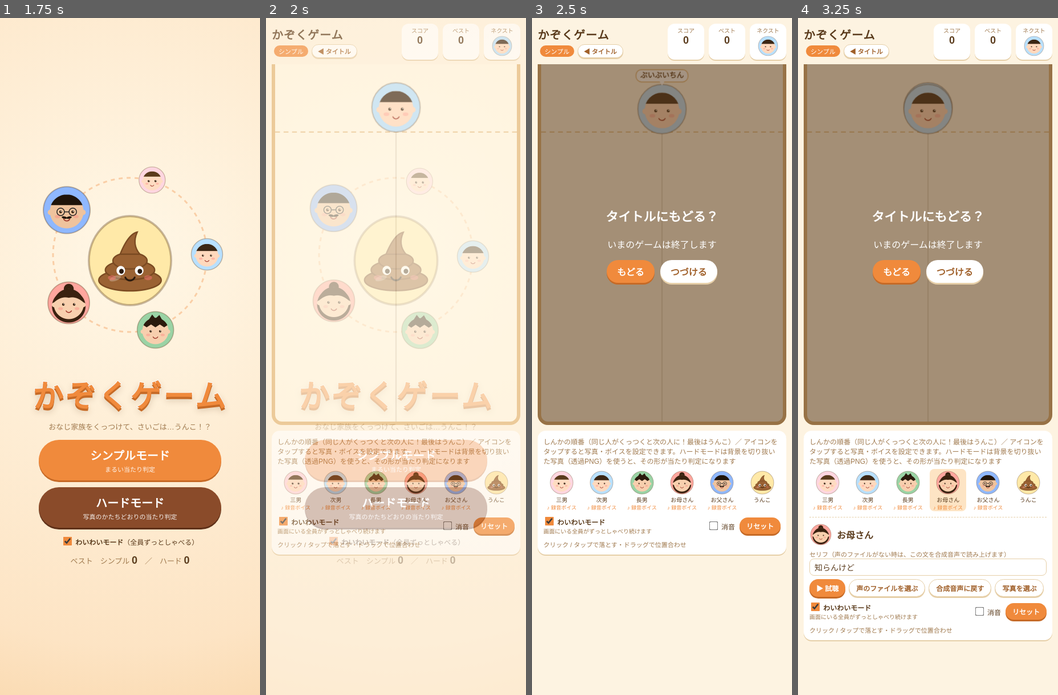
Above: before the commit, frames 1-4 (left to right).
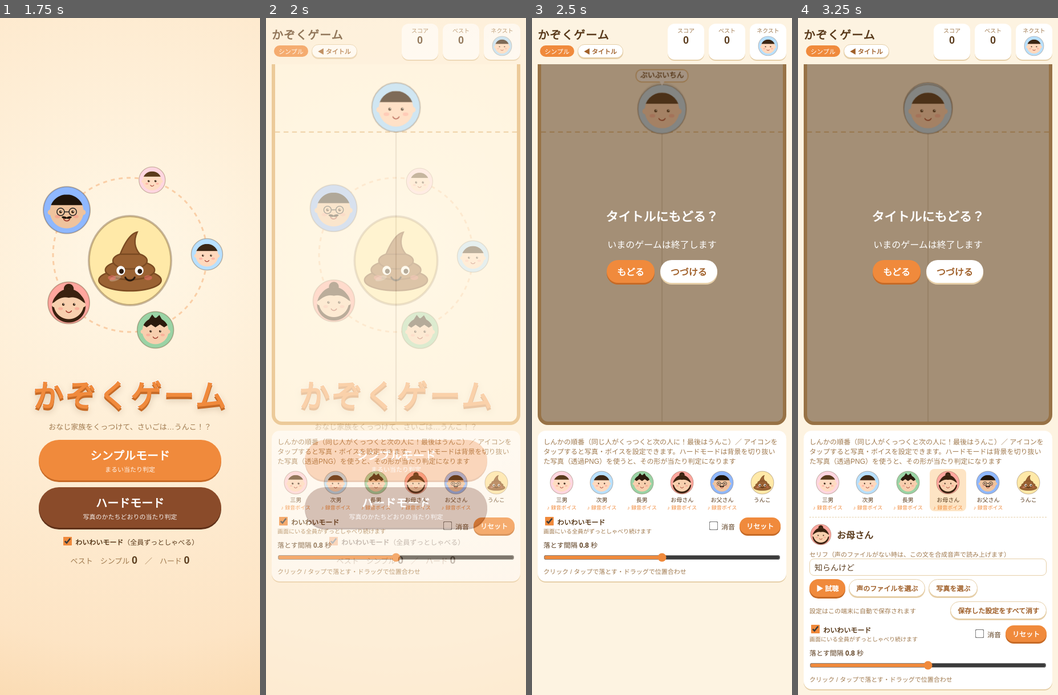
Above: after the commit, the same moments.

Repository: gamessusuke-coder/familygame
Game: browser game, page index.html
Same seed, same stepped clock (60 frames per second), same inputs: the game is played once before the commit and once after it.
Inputs (mouse positions are in pixels of both pictures, inside the frame that each line leads up to):
- Up to frame 1 (1.75 s): click (130, 241) at 0.27 s; click (130, 282) at 1.07 s; click (67, 539) at 1.27 s; click (80, 207) at 1.67 s
- Up to frame 2 (2 s): click "シンプルモード まるい当たり判定" at 1.87 s
- Up to frame 3 (2.5 s): press the mouse at (711, 187) at 2.27 s; release the mouse at (662, 173) at 2.4 s; click "◀ タイトル" at 2.47 s
- Up to frame 4 (3.25 s): click (964, 315) at 2.87 s; click (948, 491) at 3.07 s

Frame 1 is identical in both runs. In frame 2, 1.2% of the frame differs, in the area x 2-98%, y 77-84%; in frame 3, 4.1%; in frame 4, 9.0%, in the area x 2-98%, y 82-100%.

Commit message:
Add files via upload

Diff:
--- a/index.html
+++ b/index.html
@@ -59,7 +59,7 @@
   select { font: inherit; font-size: 12px; border: 1px solid #e6cfa8; border-radius: 8px; padding: 4px; color: #5a3b1c; background: #fff; }
   .chk { font-size: 12px; cursor: pointer; }
   .chk span { font-size: 10px; color: #a07a4f; }
-  .chk input { accent-color: #f08a3c; transform: scale(1.2); margin-right: 4px; }
+  .chk input[type=checkbox] { accent-color: #f08a3c; transform: scale(1.2); margin-right: 4px; }
   /* ===== タイトル画面 ===== */
   #title { position: fixed; inset: 0; z-index: 50; background: radial-gradient(circle at 50% 35%, #fff7e6 0%, #fde4c4 70%, #f7cf9c 100%);
            display: flex; flex-direction: column; align-items: center; justify-content: center; gap: 14px; text-align: center;
@@ -83,6 +83,13 @@
   .hrow { display: flex; align-items: center; gap: 6px; margin-top: 3px; }
   .hrow .modeTag { margin-top: 0; }
   .backBtn { font-size: 11px; padding: 3px 10px; background: #fff; color: #a0602a; box-shadow: 0 2px 0 #e6cfa8; border: 1px solid #e6cfa8; }
+  .saveRow { display: flex; justify-content: space-between; align-items: center; gap: 6px; margin-top: 8px; font-size: 11px; color: #a07a4f; }
+  .saveRow { flex-wrap: wrap; }
+  .saveRow button { margin-left: auto; }
+  .row { flex-wrap: wrap; }
+  button { white-space: nowrap; }
+  #hitWrap, label.chk:has(#mute) { white-space: nowrap; }
+  .saveRow .ok { color: #3a9a5b; font-weight: bold; }
 </style>
 </head>
 <body>
@@ -133,13 +140,21 @@
       <div class="btns">
         <button class="small" id="bPlay">▶ 試聴</button>
         <button class="small ghost" id="bVoice">声のファイルを選ぶ</button>
-        <button class="small ghost" id="bClearVoice" hidden>合成音声に戻す</button>
+        <button class="small ghost" id="bClearVoice" hidden>選んだ声を外す</button>
         <button class="small ghost" id="bPhoto">写真を選ぶ</button>
+        <button class="small ghost" id="bClearPhoto" hidden>写真を外す</button>
+      </div>
+      <div class="saveRow"><span id="saveStatus">設定はこの端末に自動で保存されます</span>
+        <button class="small ghost" id="bWipe">保存した設定をすべて消す</button>
       </div>
     </div>
     <div class="row">
       <label class="chk"><input type="checkbox" id="waiwai"> <b>わいわいモード</b><br><span>画面にいる全員がずっとしゃべり続けます</span></label>
       <div style="display:flex;gap:8px;align-items:center"><label class="chk" id="hitWrap" hidden><input type="checkbox" id="showHit"> 判定表示</label><label class="chk"><input type="checkbox" id="mute"> 消音</label><button id="reset" class="small">リセット</button></div>
+    </div>
+    <div class="row">
+      <label class="chk" style="flex:1;display:block;min-width:0">落とす間隔 <b id="cdVal">0.8</b> 秒<br>
+        <input type="range" id="cdRange" min="0.1" max="1.5" step="0.1" value="0.8" style="display:block;width:100%;margin:6px 0 0;box-sizing:border-box;accent-color:#f08a3c"></label>
     </div>
     <div class="row"><span>クリック / タップで落とす・ドラッグで位置合わせ</span></div>
   </div>
@@ -399,7 +414,8 @@
   }
   playVoice(cur, { body: nb });
   cur = next; next = rnd(); canDrop = false;
-  setTimeout(() => canDrop = true, 550);
+  dropReadyAt = performance.now() + dropWait * 1000;
+  setTimeout(() => canDrop = true, dropWait * 1000);
   updateUI();
 }
 
@@ -483,6 +499,11 @@
   }
 }
 
+// ウェイト中は次の人物を薄く表示し、だんだん濃くする（待ち時間が分かるように）
+function waitAlpha() {
+  const left = Math.max(0, dropReadyAt - performance.now()) / (dropWait * 1000);
+  return 0.15 + 0.45 * (1 - left);
+}
 function render() {
   ctx.clearRect(0, 0, W, H);
   // デンジャーライン
@@ -495,12 +516,14 @@
       const a = aimPos(), sh = getShape(cur);
       ctx.strokeStyle = "rgba(90,59,28,.15)"; ctx.lineWidth = 2;
       ctx.beginPath(); ctx.moveTo(a.x, a.y); ctx.lineTo(a.x, H); ctx.stroke();
-      if (canDrop) { ctx.drawImage(sh.img, a.x - sh.w / 2, a.y - sh.h / 2, sh.w, sh.h); if (showHit()) drawHitLocal(sh, a.x, a.y, 0, 0, 0); }
+      ctx.globalAlpha = canDrop ? 1 : waitAlpha();
+      ctx.drawImage(sh.img, a.x - sh.w / 2, a.y - sh.h / 2, sh.w, sh.h); ctx.globalAlpha = 1;
+      if (canDrop && showHit()) drawHitLocal(sh, a.x, a.y, 0, 0, 0);
     } else {
       const r = PEOPLE[cur].r, x = Math.max(r, Math.min(W - r, aimX));
       ctx.strokeStyle = "rgba(90,59,28,.15)"; ctx.lineWidth = 2;
       ctx.beginPath(); ctx.moveTo(x, TOP); ctx.lineTo(x, H); ctx.stroke();
-      if (canDrop) { ctx.globalAlpha = 1; drawPerson(ctx, x, TOP, r, cur); }
+      ctx.globalAlpha = canDrop ? 1 : waitAlpha(); drawPerson(ctx, x, TOP, r, cur); ctx.globalAlpha = 1;
     }
   }
   for (const b of bodies) {
@@ -529,6 +552,10 @@
 }
 
 let paused = false;
+// ===== 落とす間隔（秒）：連打で落下中どうしが合体するのを防ぐウェイト =====
+const DEFAULT_DROP_WAIT = 0.8;
+let dropWait = (() => { try { const v = parseFloat(localStorage.getItem("kazoku-dropwait")); return v >= 0.1 && v <= 1.5 ? v : DEFAULT_DROP_WAIT; } catch (e) { return DEFAULT_DROP_WAIT; } })();
+let dropReadyAt = 0;
 function loop() { if (!over && !paused) step(); render(); requestAnimationFrame(loop); }
 
 // ===== ハードモード：写真（画像）の形どおりの当たり判定 =====
@@ -536,8 +563,9 @@
 const shapes = new Array(PEOPLE.length).fill(null);
 let engine = null, walls = [], hardMerges = [];
 if (window.Matter) {
-  engine = Matter.Engine.create({ gravity: { x: 0, y: 1 } });
-  engine.positionIterations = 10; engine.velocityIterations = 8;
+  // enableSleeping：止まった人物を「休止」させ、地面との判定で小刻みに震え続けるのを防ぐ
+  engine = Matter.Engine.create({ gravity: { x: 0, y: 1 }, enableSleeping: true });
+  engine.positionIterations = 20; engine.velocityIterations = 10;
   const wo = { isStatic: true, friction: 0.5, restitution: 0 };
   walls = [
     Matter.Bodies.rectangle(W / 2, H + 50, W + 400, 100, wo),
@@ -671,21 +699,123 @@
   const y = Math.max(TOP - 20, -sh.top + 6);
   return { x, y };
 }
-function hardSpawn(lv, x, y, vel) {
+const GROW_FROM = 0.5, GROW_FRAMES = 15; // 合体で生まれた人物は小さく出て、0.25秒ほどで元の大きさに
+function hardSpawn(lv, x, y, vel, grow) {
   const sh = getShape(lv);
   const parts = sh.circles.map(c => Matter.Bodies.circle(x + c.x, y + c.y, c.r));
   const mb = Matter.Body.create({ parts, friction: 0.35, frictionStatic: 0.7, restitution: 0.05, frictionAir: 0.012 });
   const b = { id: nid++, x: mb.position.x, y: mb.position.y, vy: 0, r: y - (y + sh.top), lv, born: performance.now(),
               mb, sh, off: { x: x - mb.position.x, y: y - mb.position.y } };
+  // 重さの差を小さくする（面積比のままだと大人が子どもを押しつぶしてめり込みやすい）
+  Matter.Body.setMass(mb, PEOPLE[lv].r * 0.1);
   mb.plugin.w = b;
+  b.s = 1;
+  if (grow) { Matter.Body.scale(mb, GROW_FROM, GROW_FROM); b.s = GROW_FROM; }
   Matter.Composite.add(engine.world, mb);
   if (vel) Matter.Body.setVelocity(mb, vel);
   bodies.push(b);
   return b;
 }
+// めり込み解消：合体で大きい人物が生まれた時などに、他の人物や壁と重なったままになるのを防ぐ
+// （物理エンジンだけでは深いめり込みがなかなか解消されないため、位置を直接押し出して補正する）
+const PEN_TOL = 1.5;   // この深さ(px)までの人物どうしのめり込みは物理エンジンに任せる
+const WALL_TOL = 4;    // 壁・床へのはみ出しの許容(px)。小さすぎると物理エンジンと押し合って震える
+function blocked(m, dx, dy) {
+  return (dy > 0.3 && m.bounds.max.y >= H - 2) || (dx < -0.3 && m.bounds.min.x <= 2) || (dx > 0.3 && m.bounds.max.x >= W - 2);
+}
+function depenetrate() {
+  const list = bodies;
+  for (let iter = 0; iter < 6; iter++) {
+    let moved = false;
+    for (let i = 0; i < list.length; i++) {
+      const A = list[i].mb;
+      for (let j = i + 1; j < list.length; j++) {
+        const B = list[j].mb;
+        if (A.bounds.max.x < B.bounds.min.x || B.bounds.max.x < A.bounds.min.x ||
+            A.bounds.max.y < B.bounds.min.y || B.bounds.max.y < A.bounds.min.y) continue;
+        // いちばん深くめり込んでいる円の組を探し、その向きに押し離す
+        let best = 0, nx = 0, ny = 0;
+        for (let a = 1; a < A.parts.length; a++) {
+          const pa = A.parts[a];
+          for (let c = 1; c < B.parts.length; c++) {
+            const pb = B.parts[c];
+            const dx = pb.position.x - pa.position.x, dy = pb.position.y - pa.position.y;
+            const rr = pa.circleRadius + pb.circleRadius;
+            if (dx * dx + dy * dy >= rr * rr) continue;
+            const d = Math.sqrt(dx * dx + dy * dy) || 0.001, pen = rr - d;
+            if (pen > best) { best = pen; nx = dx / d; ny = dy / d; }
+          }
+        }
+        if (best <= PEN_TOL) continue;
+        // 床や壁に押しつけられている側は動かせないので、もう一方だけを動かす
+        const blockA = blocked(A, -nx, -ny), blockB = blocked(B, nx, ny);
+        let wA = B.mass / (A.mass + B.mass), wB = 1 - wA;
+        if (blockA && !blockB) { wA = 0; wB = 1; } else if (blockB && !blockA) { wA = 1; wB = 0; }
+        const push = (best - PEN_TOL) * 0.8;
+        Matter.Body.translate(A, { x: -nx * push * wA, y: -ny * push * wA });
+        Matter.Body.translate(B, { x: nx * push * wB, y: ny * push * wB });
+        Matter.Sleeping.set(A, false); Matter.Sleeping.set(B, false);
+        moved = true;
+      }
+    }
+    // 壁・床からはみ出していたら戻す
+    for (const b of list) {
+      const m = b.mb; let l = Infinity, r = -Infinity, bt = -Infinity;
+      for (let a = 1; a < m.parts.length; a++) {
+        const pt = m.parts[a], cr = pt.circleRadius;
+        l = Math.min(l, pt.position.x - cr); r = Math.max(r, pt.position.x + cr); bt = Math.max(bt, pt.position.y + cr);
+      }
+      const tx = l < -WALL_TOL ? -l : r > W + WALL_TOL ? W - r : 0, ty = bt > H + WALL_TOL ? H - bt : 0;
+      if (tx || ty) { Matter.Body.translate(m, { x: tx, y: ty }); Matter.Sleeping.set(m, false); moved = true; }
+    }
+    if (!moved) break;
+  }
+}
+const UPRIGHT_LIMIT = 45 * Math.PI / 180; // この角度までの傾きなら立ち直る
+const UPRIGHT_K = 0.2;                       // 立ち直る速さ（1フレームで傾きの2割ずつ戻す）
 function hardStep() {
   hardMerges = [];
+  // 合体直後の人物を少しずつ大きくする（周りの人物が自然に押し出される）
+  for (const b of bodies) {
+    if (b.s < 1) {
+      const ns = Math.min(1, b.s + (1 - GROW_FROM) / GROW_FRAMES);
+      Matter.Body.scale(b.mb, ns / b.s, ns / b.s); b.s = ns;
+      Matter.Body.setMass(b.mb, PEOPLE[b.lv].r * 0.1);
+      Matter.Sleeping.set(b.mb, false);
+    }
+  }
   Matter.Engine.update(engine, 1000 / 60);
+  depenetrate();
+  // 何かに接していて、ほぼ止まっている人物だけ動きを弱めて、早く静止（休止）させる
+  // （落下中の人物には効かせない）
+  const touching = new Set(), touchesPerson = new Set();
+  for (const pr of engine.pairs.list) {
+    if (!pr.isActive) continue;
+    const A = pr.bodyA.parent, B = pr.bodyB.parent;
+    touching.add(A); touching.add(B);
+    if (!A.isStatic && !B.isStatic) { touchesPerson.add(A); touchesPerson.add(B); }
+  }
+  for (const b of bodies) {
+    const m = b.mb;
+    if (!m.isSleeping && touching.has(m) && m.speed < 0.6 && Math.abs(m.angularVelocity) < 0.01) {
+      Matter.Body.setVelocity(m, { x: m.velocity.x * 0.5, y: m.velocity.y * 0.5 });
+      Matter.Body.setAngularVelocity(m, m.angularVelocity * 0.5);
+    }
+  }
+  // 立つ力：床にだけ立っていて（他の人物に触れていない）、傾きが小さい人物は、まっすぐ立つ向きに戻し、横にもすべらせない
+  // （当たり判定が円の集まりで足の裏が平らでないため、これがないと何もない床でも倒れてしまう）
+  for (const b of bodies) {
+    const m = b.mb;
+    // 一度でも他の人物に触れた人物には効かせない（触れたり離れたりで効いたり切れたりすると震えるため）
+    if (touchesPerson.has(m)) b.touchedPerson = true;
+    if (m.isSleeping || b.s < 1 || b.touchedPerson || !touching.has(m) || m.bounds.max.y < H - 3) continue;
+    const ang = Math.atan2(Math.sin(m.angle), Math.cos(m.angle)); // -π〜π に直す
+    if (Math.abs(ang) < UPRIGHT_LIMIT) {
+      Matter.Body.setAngularVelocity(m, -ang * UPRIGHT_K);
+      // 横すべり止め：何もない床では、落とした位置のまま止まる
+      Matter.Body.setVelocity(m, { x: 0, y: m.velocity.y });
+    }
+  }
   const newborns = [];
   for (const [a, b] of hardMerges) {
     const lv = a.lv, pa = a.mb.position, pb = b.mb.position;
@@ -695,10 +825,14 @@
     Matter.Composite.remove(engine.world, a.mb); Matter.Composite.remove(engine.world, b.mb);
     if (lv + 1 < PEOPLE.length) {
       const v = { x: (a.mb.velocity.x + b.mb.velocity.x) / 2, y: Math.min(0, (a.mb.velocity.y + b.mb.velocity.y) / 2) };
-      const nb = hardSpawn(lv + 1, mx, my, v); nb.born = performance.now() - 2000; newborns.push(nb);
-    }
-  }
-  if (hardMerges.length) { bodies = bodies.filter(b => !b.dead); updateUI(); voiceNewborns(newborns); }
+      const nb = hardSpawn(lv + 1, mx, my, v, true); nb.born = performance.now() - 2000; newborns.push(nb);
+    }
+  }
+  if (hardMerges.length) {
+    bodies = bodies.filter(b => !b.dead); updateUI(); voiceNewborns(newborns);
+    // 合体で人物が消えたら、上に乗っていた人物が宙に浮いたままにならないよう全員を起こす
+    for (const b of bodies) Matter.Sleeping.set(b.mb, false);
+  }
   for (const b of bodies) {
     const mb = b.mb; b.x = mb.position.x; b.y = mb.position.y; b.vy = mb.velocity.y; b.r = mb.position.y - mb.bounds.min.y;
   }
@@ -712,10 +846,14 @@
 }
 function drawHardBody(b) {
   const mb = b.mb, sh = b.sh;
-  ctx.save(); ctx.translate(mb.position.x, mb.position.y); ctx.rotate(mb.angle);
+  ctx.save(); ctx.translate(mb.position.x, mb.position.y); ctx.rotate(mb.angle); ctx.scale(b.s, b.s);
   ctx.drawImage(sh.img, b.off.x - sh.w / 2, b.off.y - sh.h / 2, sh.w, sh.h);
   ctx.restore();
-  if (showHit()) drawHitLocal(sh, mb.position.x, mb.position.y, mb.angle, b.off.x, b.off.y);
+  if (showHit()) {
+    ctx.save(); ctx.strokeStyle = "rgba(229,83,60,.8)"; ctx.lineWidth = 1.2;
+    for (let i = 1; i < mb.parts.length; i++) { const pt = mb.parts[i]; ctx.beginPath(); ctx.arc(pt.position.x, pt.position.y, pt.circleRadius, 0, Math.PI * 2); ctx.stroke(); }
+    ctx.restore();
+  }
 }
 
 // ===== 入力 =====
@@ -736,7 +874,7 @@
     const d = document.createElement("div"), c = document.createElement("canvas");
     c.width = 88; c.height = 88; drawThumb(c.getContext("2d"), 44, 44, 40, i);
     d.appendChild(c); d.appendChild(document.createTextNode(p.name));
-    const m = document.createElement("span"); m.className = "vmark"; m.textContent = voiceBufs[i] ? "♪ 録音ボイス" : "";
+    const m = document.createElement("span"); m.className = "vmark"; m.textContent = userVoice[i] ? "♪ 選んだ声" : voiceBufs[i] ? "♪ 録音ボイス" : "";
     d.appendChild(m);
     if (i === target) d.classList.add("sel");
     d.onclick = () => { ensureAudio(); target = i; openEditor(); buildChain(); playVoice(i, { force: true }); };
@@ -747,17 +885,33 @@
   const p = PEOPLE[target];
   $("editor").hidden = false; $("edName").textContent = p.name; $("edLine").value = p.line;
   const c = $("edCv").getContext("2d"); c.clearRect(0, 0, 80, 80); drawThumb(c, 40, 40, 36, target);
-  $("bClearVoice").hidden = !voiceBufs[target];
-}
-$("edLine").oninput = e => { PEOPLE[target].line = e.target.value; };
+  $("bClearVoice").hidden = !userVoice[target];
+  $("bClearPhoto").hidden = !photos[target];
+}
+$("edLine").oninput = e => { PEOPLE[target].line = e.target.value; saveItem("line", target, e.target.value); };
 $("bPlay").onclick = () => { ensureAudio(); playVoice(target, { force: true }); };
 $("bPhoto").onclick = () => fileIn.click();
 $("bVoice").onclick = () => { ensureAudio(); vIn.click(); };
-$("bClearVoice").onclick = () => { voiceBufs[target] = null; openEditor(); buildChain(); };
+$("bClearVoice").onclick = () => {
+  voiceBufs[target] = bundledBufs[target] || null; userVoice[target] = false;
+  saveItem("voice", target, null); openEditor(); buildChain();
+};
+$("bClearPhoto").onclick = () => {
+  photos[target] = null; shapes[target] = null;
+  saveItem("photo", target, null); buildChain(); openEditor(); updateUI();
+};
+let wipeArmed = 0;
+$("bWipe").onclick = async () => {
+  if (Date.now() - wipeArmed > 3000) { wipeArmed = Date.now(); $("bWipe").textContent = "もう一度押すと消えます"; setTimeout(() => $("bWipe").textContent = "保存した設定をすべて消す", 3000); return; }
+  wipeArmed = 0; $("bWipe").textContent = "保存した設定をすべて消す";
+  await idb("clear");
+  PEOPLE.forEach((p, i) => { photos[i] = null; shapes[i] = null; userVoice[i] = false; voiceBufs[i] = bundledBufs[i] || null; p.line = DEFAULT_LINES[i]; });
+  buildChain(); if (target >= 0) openEditor(); updateUI(); flashSaved("保存した設定を消しました");
+};
 fileIn.onchange = () => {
   const f = fileIn.files[0]; if (!f) return;
   const img = new Image();
-  img.onload = () => { photos[target] = img; shapes[target] = null; buildChain(); openEditor(); updateUI(); };
+  img.onload = () => { photos[target] = img; shapes[target] = null; buildChain(); openEditor(); updateUI(); saveItem("photo", target, f); };
   img.src = URL.createObjectURL(f); fileIn.value = "";
 };
 vIn.onchange = async () => {
@@ -765,18 +919,81 @@
   try {
     ensureAudio();
     const buf = await actx.decodeAudioData(await f.arrayBuffer());
-    voiceBufs[target] = buf; openEditor(); buildChain(); playVoice(target, { force: true });
+    voiceBufs[target] = buf; userVoice[target] = true; openEditor(); buildChain(); playVoice(target, { force: true });
+    saveItem("voice", target, f);
   } catch (e) { $("edName").textContent = PEOPLE[target].name + "（この音声ファイルは読み込めませんでした）"; }
 };
 
 // 同梱ボイスの読み込み（録音ファイルがある人物は合成音声の代わりにこれを使う）
+// ===== セーブ：写真・声・セリフを端末（IndexedDB）に保存し、起動時に復元する =====
+const bundledBufs = new Array(PEOPLE.length).fill(null);
+const userVoice = new Array(PEOPLE.length).fill(false);
+const DEFAULT_LINES = PEOPLE.map(p => p.line);
+let dbp = null;
+function openDB() {
+  if (!dbp) dbp = new Promise((res, rej) => {
+    try {
+      const r = indexedDB.open("kazoku-game", 1);
+      r.onupgradeneeded = () => r.result.createObjectStore("kv");
+      r.onsuccess = () => res(r.result); r.onerror = () => rej(r.error);
+    } catch (e) { rej(e); }
+  });
+  return dbp;
+}
+async function idb(op, key, val) {
+  try {
+    const db = await openDB();
+    return await new Promise((res, rej) => {
+      const tx = db.transaction("kv", op === "get" || op === "keys" ? "readonly" : "readwrite"), st = tx.objectStore("kv");
+      const r = op === "get" ? st.get(key) : op === "put" ? st.put(val, key) : op === "del" ? st.delete(key) : op === "keys" ? st.getAllKeys() : st.clear();
+      r.onsuccess = () => res(r.result); r.onerror = () => rej(r.error);
+    });
+  } catch (e) { console.warn("save failed", e); return undefined; }
+}
+const keyOf = (kind, lv) => kind + ":" + PEOPLE[lv].name; // 人物名で保存（順番を変えても対応がずれない）
+async function saveItem(kind, lv, val) {
+  if (val === null || val === undefined) await idb("del", keyOf(kind, lv));
+  else {
+    // Blobはそのままだと一部のiPhoneで保存できないため、ArrayBuffer＋種類で保存する
+    const v = val instanceof Blob ? { type: val.type, data: await val.arrayBuffer() } : val;
+    await idb("put", keyOf(kind, lv), v);
+  }
+  flashSaved();
+}
+let flashT = 0;
+function flashSaved(msg) {
+  const el = $("saveStatus"); el.textContent = msg || "保存しました ✓"; el.className = "ok";
+  clearTimeout(flashT); flashT = setTimeout(() => { el.textContent = "設定はこの端末に自動で保存されます"; el.className = ""; }, 2000);
+}
+async function restoreSaved() {
+  try { if (navigator.storage && navigator.storage.persist) navigator.storage.persist(); } catch (e) {}
+  await Promise.all(PEOPLE.map(async (p, i) => {
+    const line = await idb("get", keyOf("line", i));
+    if (typeof line === "string") p.line = line;
+    const ph = await idb("get", keyOf("photo", i));
+    if (ph && ph.data) {
+      await new Promise(res => {
+        const img = new Image();
+        img.onload = () => { photos[i] = img; shapes[i] = null; res(); }; img.onerror = res;
+        img.src = URL.createObjectURL(new Blob([ph.data], { type: ph.type }));
+      });
+    }
+    const vo = await idb("get", keyOf("voice", i));
+    if (vo && vo.data && actx) {
+      try { voiceBufs[i] = await actx.decodeAudioData(vo.data.slice(0)); userVoice[i] = true; } catch (e) {}
+    }
+  }));
+  buildChain(); if (target >= 0) openEditor(); updateUI();
+}
+
 async function loadBundledVoices() {
   try { if (!actx) actx = new (window.AudioContext || window.webkitAudioContext)(); } catch (e) { return; }
   await Promise.all(PEOPLE.map(async (p, i) => {
     if (!p.voice) return;
     try {
       const res = await fetch(p.voice);
-      voiceBufs[i] = await actx.decodeAudioData(await res.arrayBuffer());
+      bundledBufs[i] = await actx.decodeAudioData(await res.arrayBuffer());
+      if (!userVoice[i]) voiceBufs[i] = bundledBufs[i];
     } catch (e) { console.warn("voice load failed", p.voice, e); }
   }));
   buildChain(); if (target >= 0) openEditor();
@@ -804,6 +1021,11 @@
 $("startSimple").onclick = () => startGame("simple");
 $("startHard").onclick = () => { if (engine) startGame("hard"); };
 $("toTitle").onclick = showTitle;
+$("cdRange").value = dropWait; $("cdVal").textContent = dropWait.toFixed(1);
+$("cdRange").oninput = e => {
+  dropWait = parseFloat(e.target.value); $("cdVal").textContent = dropWait.toFixed(1);
+  try { localStorage.setItem("kazoku-dropwait", dropWait); } catch (err) {}
+};
 // ゲーム中にタイトルへもどる（確認つき・確認中は一時停止）
 $("backBtn").onclick = () => {
   if (over || bodies.length === 0) { showTitle(); return; }
@@ -830,7 +1052,12 @@
 }
 (function titleLoop(t) { drawTitle(t || 0); requestAnimationFrame(titleLoop); })();
 
-buildChain(); reset(); loop(); loadBundledVoices();
+buildChain(); reset(); loop();
+(async () => {
+  try { if (!actx) actx = new (window.AudioContext || window.webkitAudioContext)(); } catch (e) {}
+  await restoreSaved();      // 先に自分で設定したものを復元
+  await loadBundledVoices(); // 同梱ボイスは、自分の声がない人物にだけ使う
+})();
 showTitleBest();
 </script>
 <script>
--- a/sw.js
+++ b/sw.js
@@ -1,5 +1,5 @@
 // ファイルを更新したら CACHE の名前を変えると、iPhone側も新しい版に入れ替わります
-const CACHE = "kazoku-game-8e88693f";
+const CACHE = "kazoku-game-9d65db94";
 const FILES = ["./", "index.html", "manifest.webmanifest", "matter.min.js", "icons/icon-180.png", "icons/icon-192.png", "icons/icon-512.png", "voices/chonan.mp3", "voices/jinan.mp3", "voices/okasan.mp3", "voices/otosan.mp3", "voices/sannan.mp3"];
 self.addEventListener("install", e => {
   e.waitUntil(caches.open(CACHE).then(c => c.addAll(FILES)).then(() => self.skipWaiting()));
